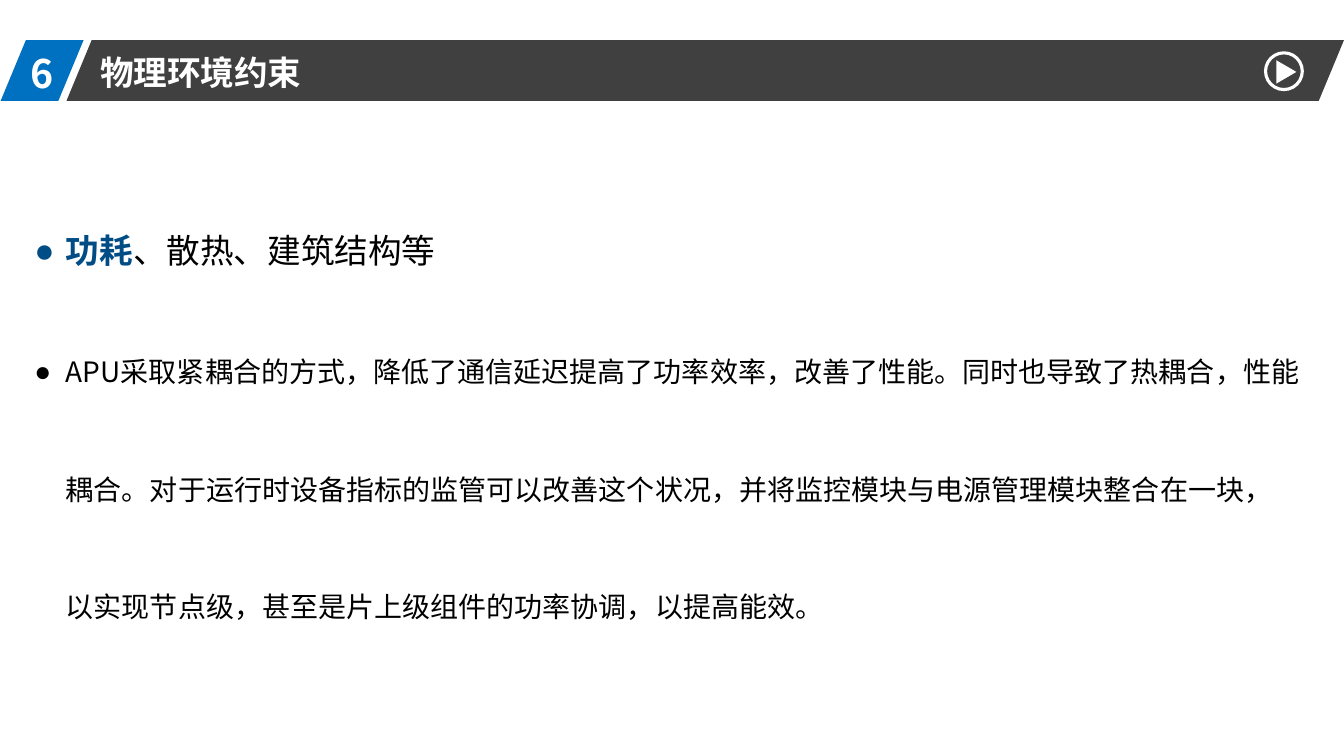
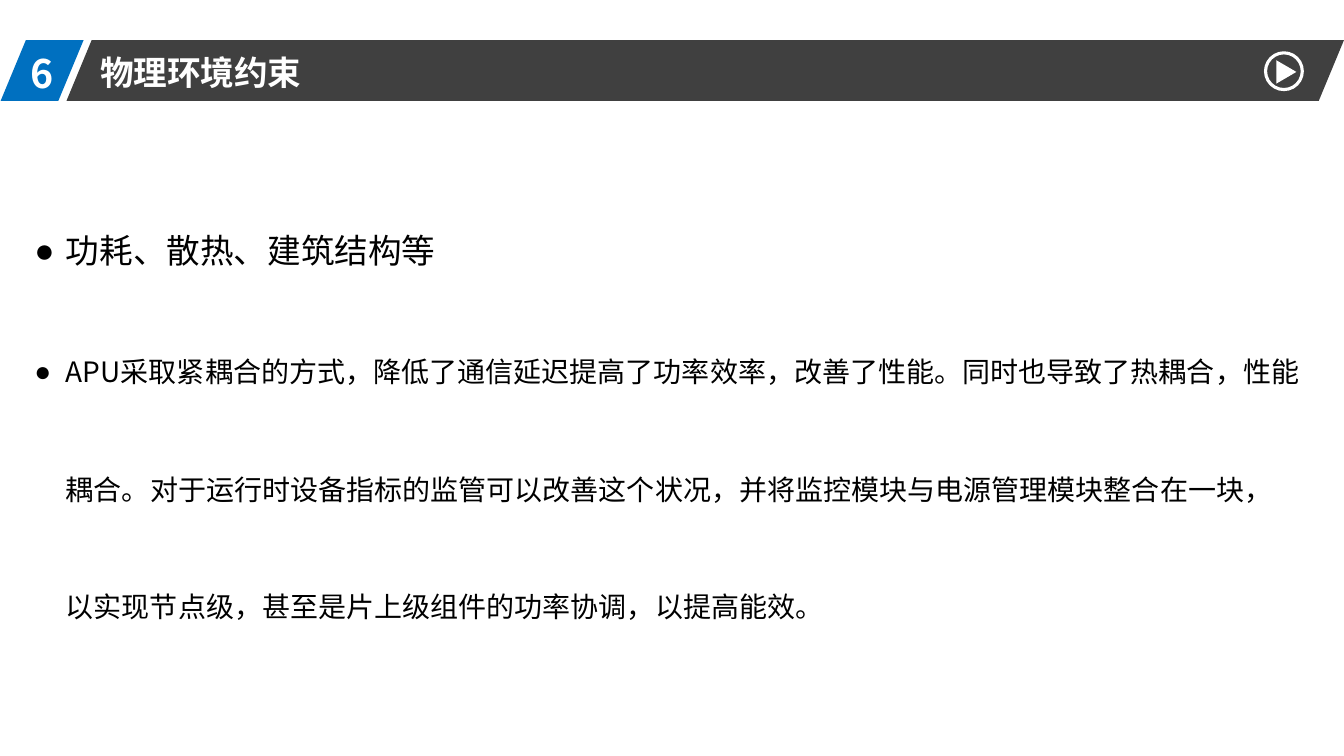
Before and after one commit to DO-MINATOR/buaa, a slide deck: slide 20 of 高性能计算机/高性能.pptx (slide 19 before the commit). Drawn at 1344x756 pixels with LibreOffice and Linux fonts; fonts in the diff are those of the drawing. Boxes give left, top, right and bottom in pixels: in the first picture for what was removed or moved away, otherwise in the second. Text is boxed around its words. In the diff, an @@ line names an element or a change of style, - is before the commit and + after.

```diff
--- a/高性能计算机/高性能.pptx
+++ b/高性能计算机/高性能.pptx
@@ text at [66,234,436,266]: text colour #004D86 to #000000, bold off in "功耗、散热、建筑结构等" @@
```
Also in this commit, not shown: 7 other slides changed, 1 slide added, 2 other files.
